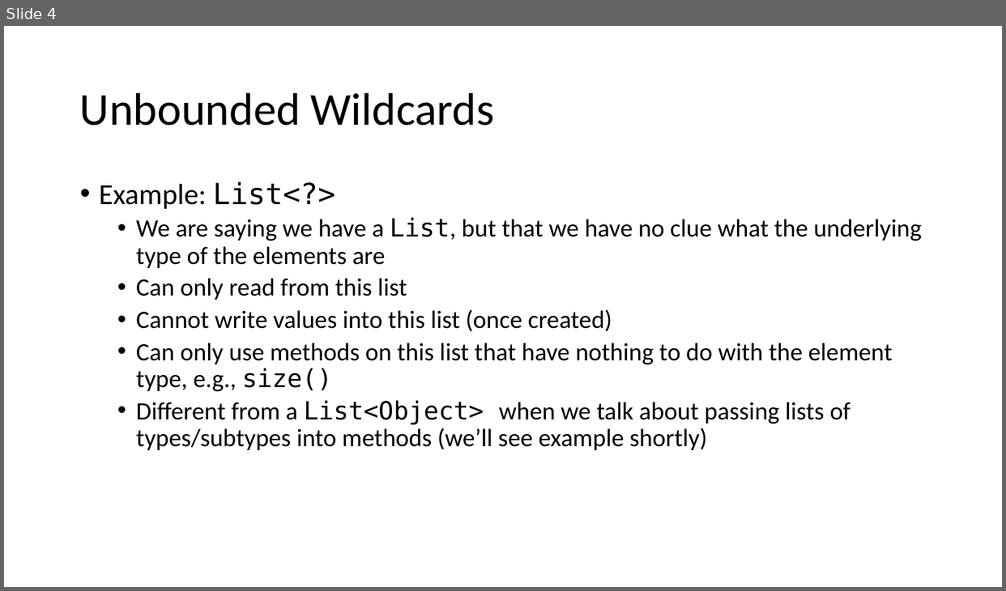
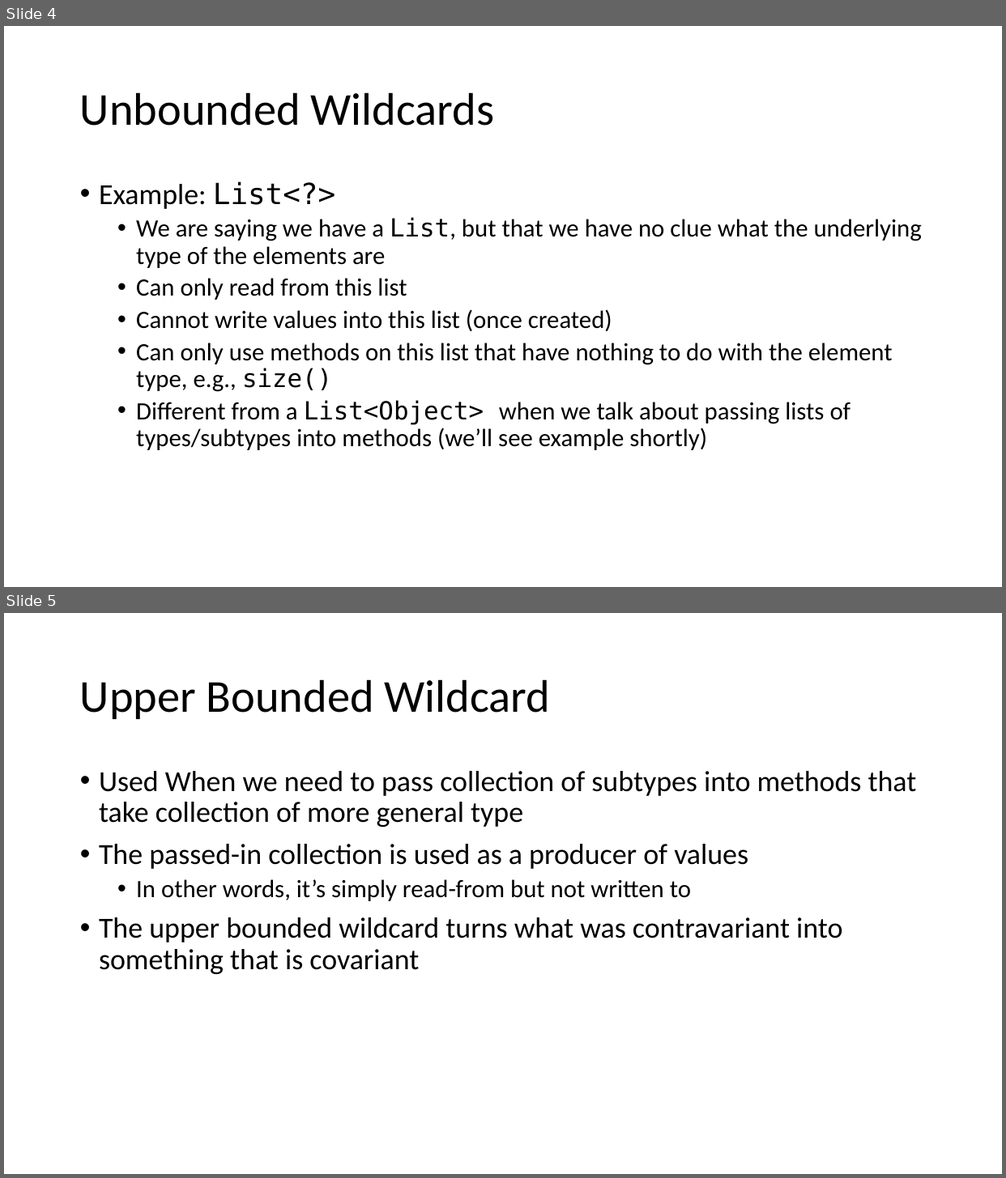
Before and after one commit to jpuopolo-wit/comp1050-lectures, a slide deck: generics-wildcards.pptx. Shown one above the other, each under a label of ours: slide 4 before the commit, slides 4 and 5 after it. The pictures are 1006x591 and 1006x1178 pixels, drawn with LibreOffice and Linux fonts; fonts in the diff are those of the drawing. Boxes give left, top, right and bottom in pixels: in the first picture for what was removed or moved away, otherwise in the second. Text is boxed around its words. In the diff, an @@ line names an element or a change of style, - is before the commit and + after.

```diff
--- a/generics-wildcards.pptx
+++ b/generics-wildcards.pptx
@@ slide 5 added at (4,613,1002,1174), background #FFFFFF @@
@@ title added at (80,679,551,719), 44 pt, text #000000 @@
+Upper Bounded Wildcard
@@ text added at (99,771,917,974), 28 pt, text #000000 @@
+• Used When we need to pass collection of subtypes into methods that take collection of more general type
+• The passed-in collection is used as a producer of values
+  • In other words, it’s simply read-from but not written to
+• The upper bounded wildcard turns what was contravariant into something that is covariant
```
Also in this commit, not shown: 6 other slides added.
